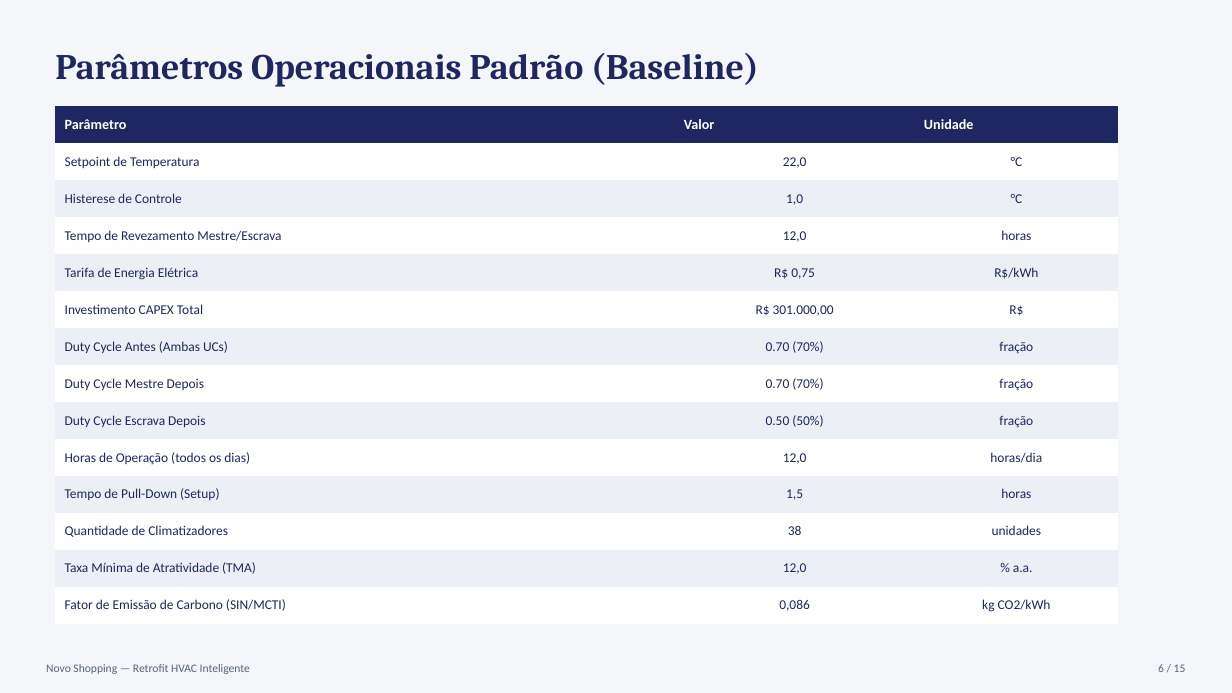
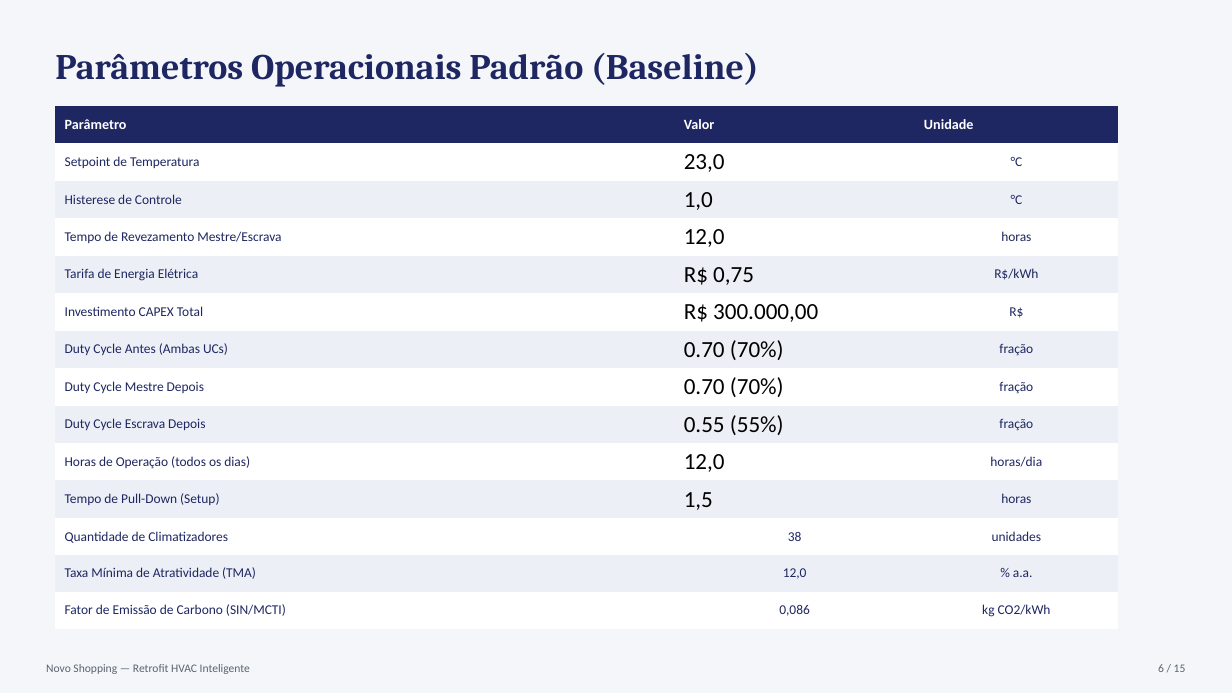
Before and after one commit to victorhugomota/analise-energetica-novo-shopping, a slide deck: slide 6 of Estudo_Viabilidade_Retrofit_HVAC_Novo_Shopping.pptx. Drawn at 1232x693 pixels with LibreOffice and Linux fonts; fonts in the diff are those of the drawing. Boxes give left, top, right and bottom in pixels: in the first picture for what was removed or moved away, otherwise in the second. Text is boxed around its words. In the diff, an @@ line names an element or a change of style, - is before the commit and + after.

Commit message:
Fully sync baseline table (Slide 6), sensitivity charts (Slide 7), and comparative charts/table (Slide 10) in PowerPoint with live Firebase data

```diff
--- a/Estudo_Viabilidade_Retrofit_HVAC_Novo_Shopping.pptx
+++ b/Estudo_Viabilidade_Retrofit_HVAC_Novo_Shopping.pptx
@@ table at bbox=[55, 106, 1118, 624] @@
-row 2, column 2: 22,0
+row 2, column 2: 23,0
-row 6, column 2: R$ 301.000,00
+row 6, column 2: R$ 300.000,00
-row 9, column 2: 0.50 (50%)
+row 9, column 2: 0.55 (55%)
@@ size 10.5 to 18 pt, text colour #1E2761 to #000000 in "1,0", "12,0", "R$ 0,75", "0.70 (70%)" and 3 more places @@
@@ alignment centre to left @@
```
Also in this commit, not shown: 6 other slides changed, 1 other file.
